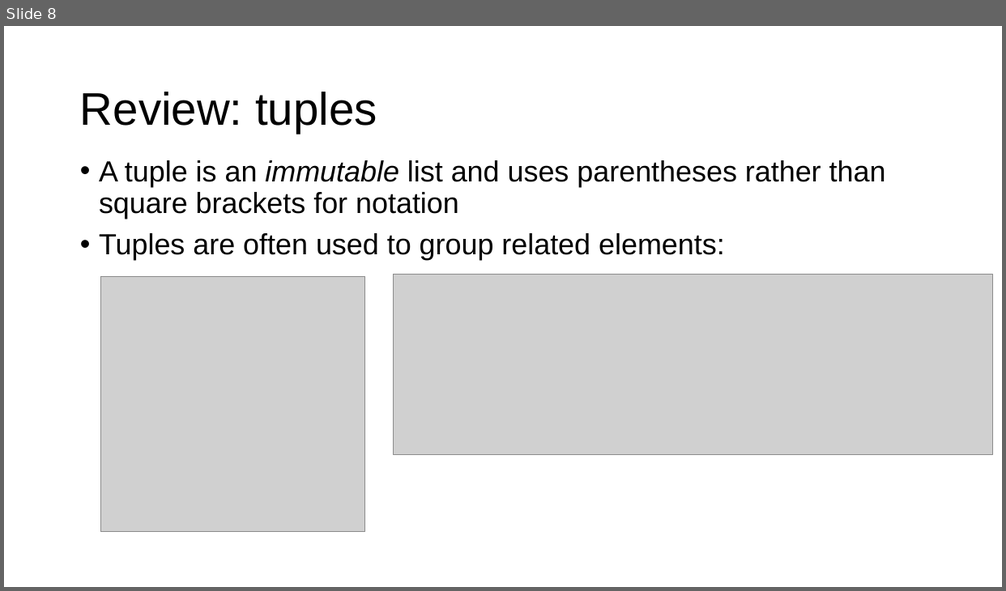
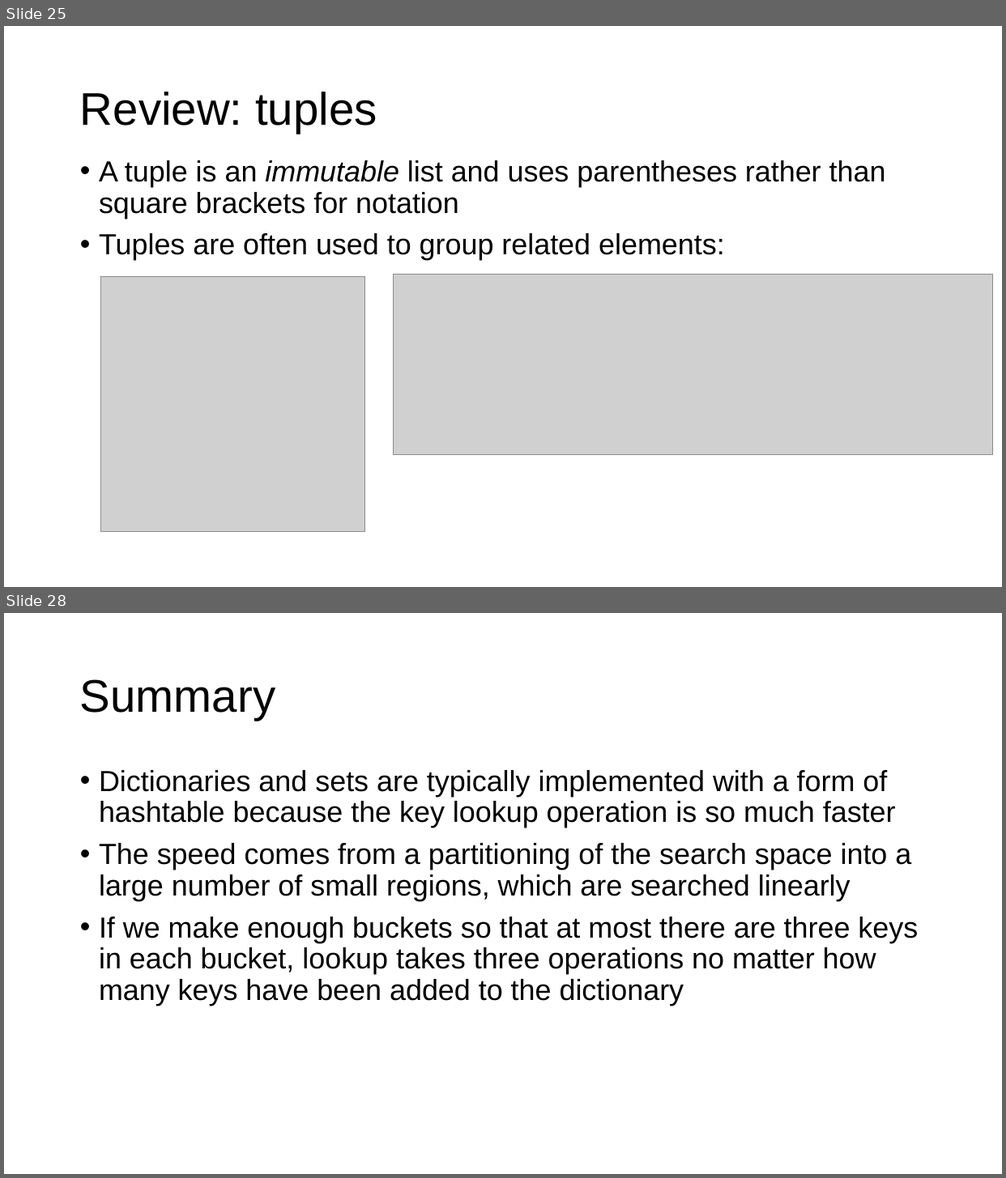
Before and after one commit to parrt/msds692, a slide deck: notes/hashtable.pptx. Shown one above the other, each under a label of ours: slide 8 before the commit, slides 25 and 28 after it; the slides between them are not shown. The pictures are 1006x591 and 1006x1178 pixels, drawn with LibreOffice and Linux fonts; fonts in the diff are those of the drawing; grey boxes stand for pictures; background and template pictures are left out. Boxes give left, top, right and bottom in pixels: in the first picture for what was removed or moved away, otherwise in the second. Text is boxed around its words. In the diff, an @@ line names an element or a change of style, - is before the commit and + after.

```diff
--- a/notes/hashtable.pptx
+++ b/notes/hashtable.pptx
@@ slide 28 added at [4,613,1002,1174], background #FFFFFF @@
@@ title added at [80,679,275,720], 44 pt, text #000000 @@
+Summary
@@ text added at [99,770,918,1006], 28 pt, text #000000 @@
+• Dictionaries and sets are typically implemented with a form of hashtable because the key lookup operation is so much faster
+• The speed comes from a partitioning of the search space into a large number of small regions, which are searched linearly
+• If we make enough buckets so that at most there are three keys in each bucket, lookup takes three operations no matter how many keys have been added to the dictionary
@@ what was slide 8 is now slide 25 @@
```
Also in this commit, not shown: 3 slides changed, 21 other slides added, 2 slides removed, 3 other files.
